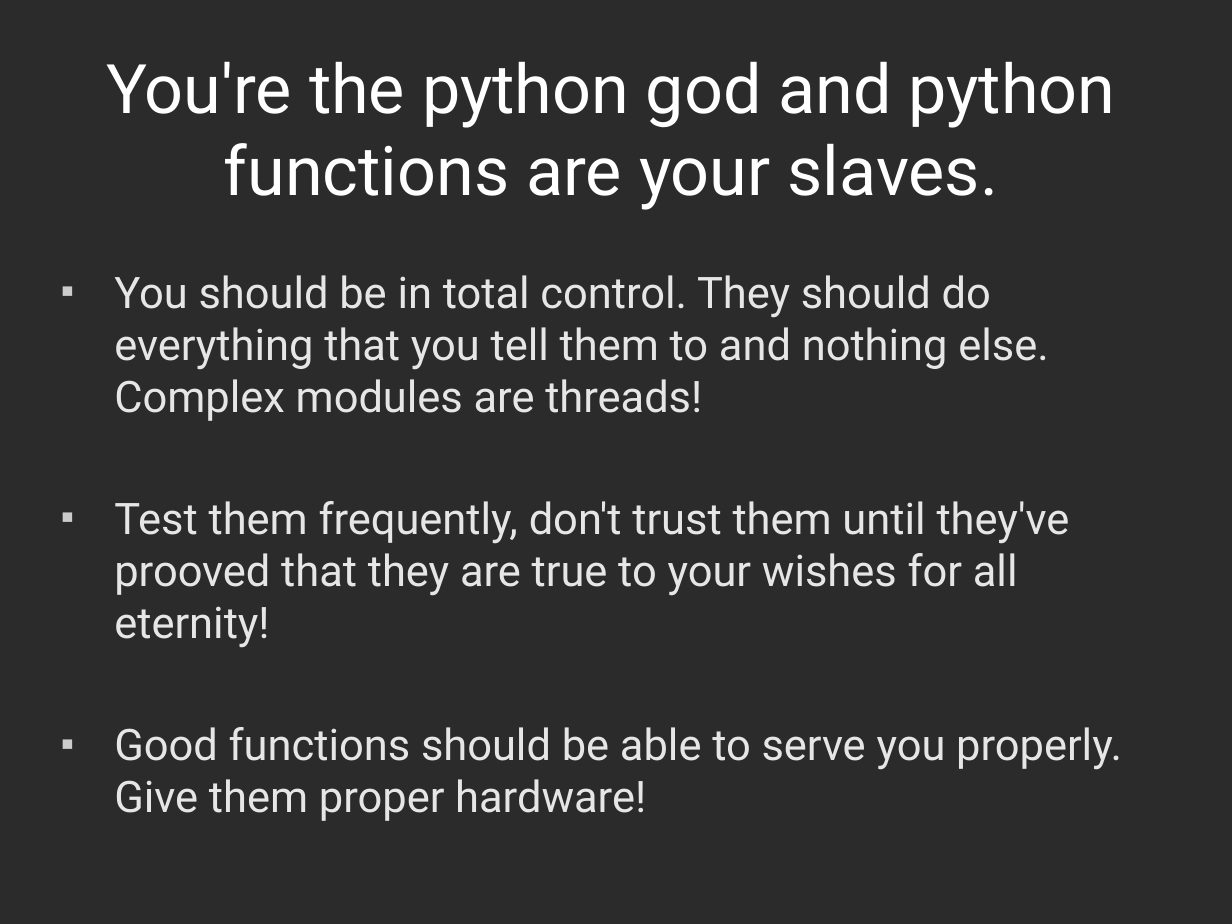
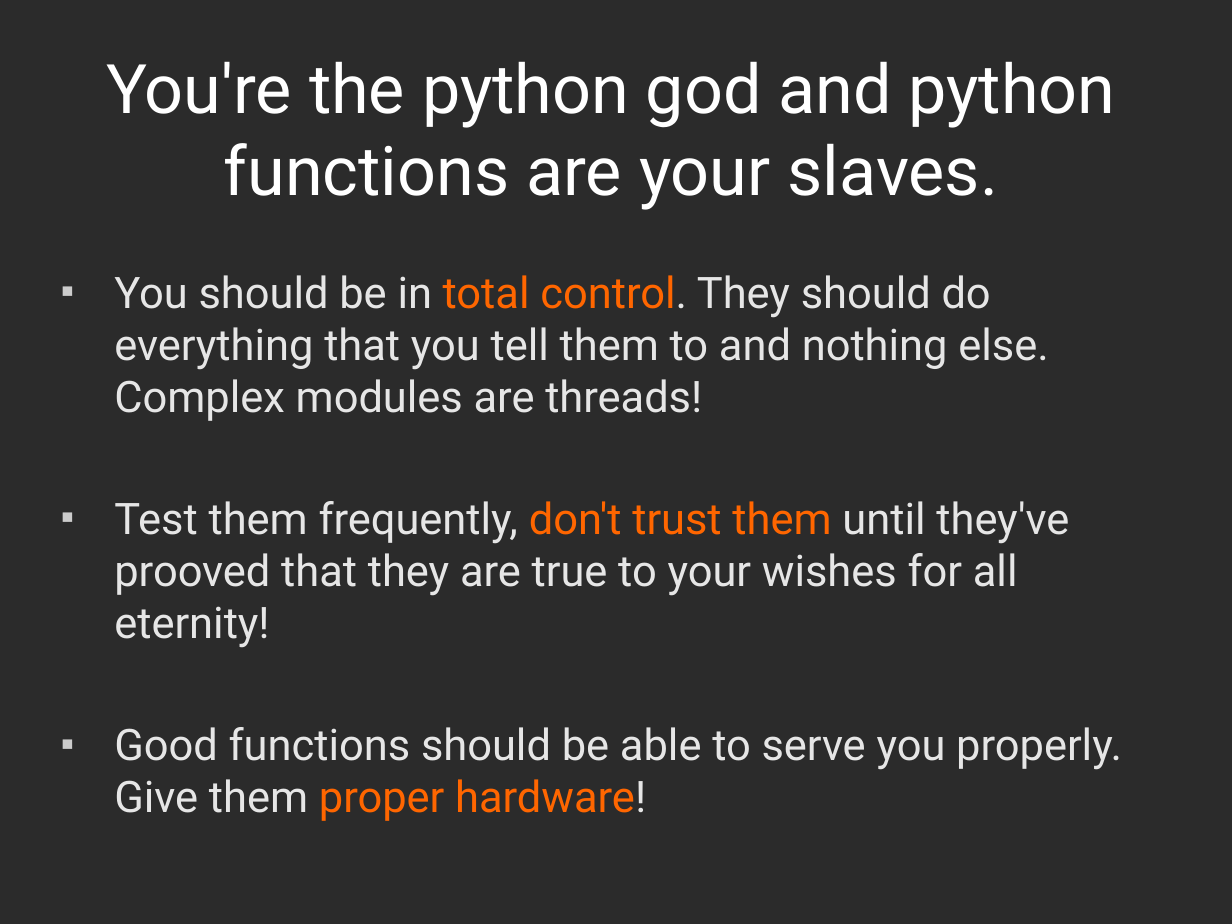
Before and after one commit to lindeloev/psychopy-course, a slide deck: slide 17 of presentations/ppc2_precision.odp (slide 18 before the commit). Drawn at 1232x924 pixels with LibreOffice and Linux fonts; fonts in the diff are those of the drawing; background and template pictures are left out; a plain dark background stands for a picture behind light text. Boxes give left, top, right and bottom in pixels: in the first picture for what was removed or moved away, otherwise in the second. Text is boxed around its words. In the diff, an @@ line names an element or a change of style, - is before the commit and + after.

```diff
--- a/presentations/ppc2_precision.odp
+++ b/presentations/ppc2_precision.odp
@@ text "You should be in total ..." at (x1=114, y1=275, x2=1122, y2=821): text colour #E6E6E6 to #FF6600 in "total control.", "don't trust them", "proper hardware!" @@
```
Also in this commit, not shown: 2 other slides changed, 1 slide removed, 11 other files.
